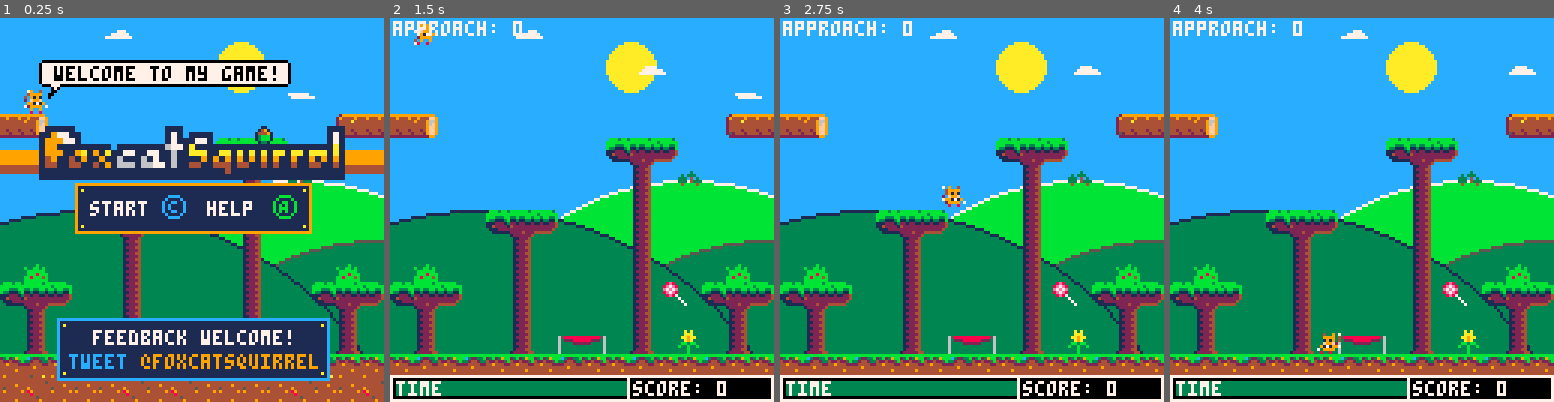
Above: before the commit, frames 1-4 (left to right).
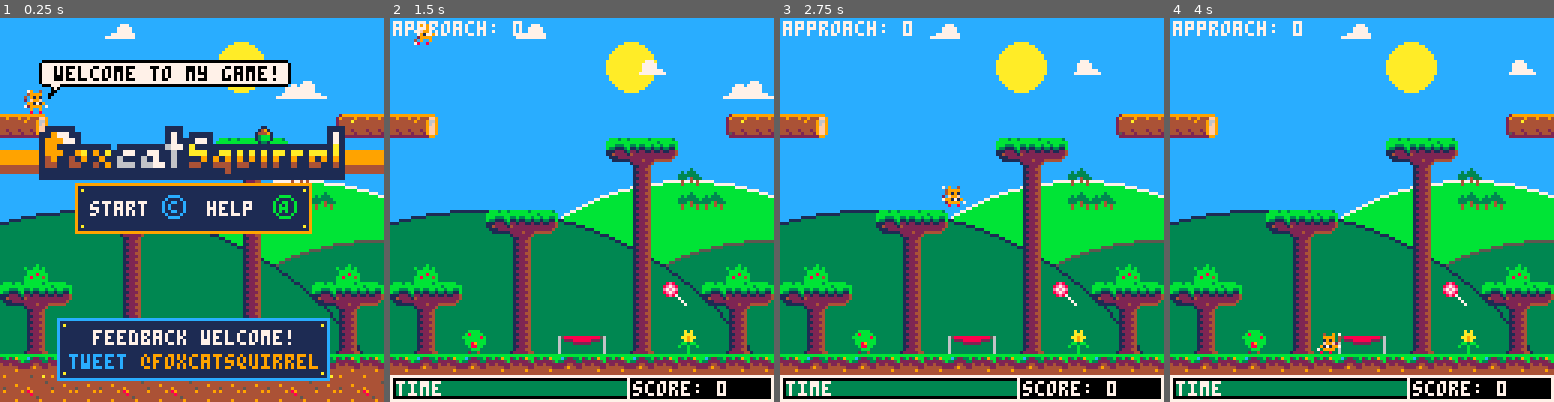
Above: after the commit, the same moments.

Repository: daddynewts/foxcatsquirrel
Game: PICO-8 cartridge foxcatsquirrel.p8
The game is run twice, just before and just after one commit, with the same random seed, the same clock (stepped at 60 frames per second) and the same inputs.
Inputs:
- Up to frame 1 (0.25 s): no input
- Up to frame 2 (1.5 s): tap X (X key) at 0.33, 1.07 s; tap O (Z key) at 0.7 s
- Up to frame 3 (2.75 s): hold Right 1.6-2.1 s; tap O (Z key) at 1.7, 2.1, 2.5 s; tap X (X key) at 1.85 s; hold Right from 2.47 s (still down)
- Up to frame 4 (4 s): tap O (Z key) at 2.9, 3.3, 3.7 s; tap X (X key) at 2.97 s; release Right at 3.03 s; hold Left 3.08-3.58 s; hold Down 3.63-3.97 s

The runs differ from the first frame. In frame 1, 0.8% of the frame differs, in the area x 0-100%, y 1-92%; in frame 2, 1.8%; in frame 3, 1.6%; in frame 4, 1.6%.

Commit message:
Enemies change per level
You now get different enemies on different levels.
Error: ghosts don't work.

Diff:
--- a/foxcatsquirrel.p8
+++ b/foxcatsquirrel.p8
@@ -156,6 +156,7 @@
 end
 
 function init_gameover()
+  delay=100
   music(-1)
   sfx(death_sfx)
   _update = update_gameover
@@ -175,7 +176,7 @@
   end
   if #bonuses>=1 then
    collide_bonus()
---   move_bonus()
+   move_bonus()
   end
   if #balloons>=1 then
    move_balloons()
@@ -185,10 +186,10 @@
    timeleft=78
   end
   if timeleft <= 2 then
-   init_gameover()
- end
+   init_gameover() --time up
+  end
   if player.y>=127 then
-   init_gameover()
+   init_gameover() -- fall down
  end
 end
 
@@ -651,18 +652,22 @@
 	cloud2.x+=cloud2.speed
 	cloud3.x+=cloud3.speed
  -- cloud 1 - each line a line
- line(cloud1.x+2,4,cloud1.x+4,4,7)
- line(cloud1.x,5,cloud1.x+5,5,7)
-	line(cloud1.x-2,6,cloud1.x+6,6,7)
+ circfill(cloud1.x+4,4,2,7)
+--line(cloud1.x+2,4,cloud1.x+4,4,7)
+ line(cloud1.x,5,cloud1.x+7,5,7)
+	line(cloud1.x-2,6,cloud1.x+7,6,7)
 
 	--cloud 2
-	line(cloud2.x+1,16,cloud2.x+4,16,7)
+	circfill(cloud2.x+2,16,2,7)
+	line(cloud2.x,16,cloud2.x+4,16,7)
 	line(cloud2.x,17,cloud2.x+6,17,7)
 	line(cloud2.x-1,18,cloud2.x+7,18,7)
 
  -- cloud 3
- line(cloud3.x-1,25,cloud3.x+5,25,7)
- line(cloud3.x,26,cloud3.x+7,26,7)
+ circfill(cloud3.x,24,2,7)
+ circfill(cloud3.x+5,23,2,7)
+ line(cloud3.x-3,25,cloud3.x+9,25,7)
+ line(cloud3.x-5,26,cloud3.x+11,26,7)
 
 		 if cloud1.x>=cam_x+128 then
 	  cloud1.x=cam_x-8
@@ -719,11 +724,6 @@
   add(foods,food)
   end
  end
-
-
---   end
---  end
--- end
 end
 
 function draw_food()
@@ -745,7 +745,7 @@
     add_foodpoints()
     explode(food.x,food.y,explode_size,explode_colours,explode_amount)
     if #enemies>=1 then
-     ghost.orbit=false
+     orbit=false
     end
    end
   end
@@ -754,7 +754,7 @@
 function add_foodpoints()
  points+=flr(10000/timeleft)
  timeleft+=timegain	 --default 25?
- count+=1
+ count+=5
  del(foods,food)
  sfx(eat_sfx)
  crumb=pget(cam_x+(food.x+3),food.y+3)
@@ -770,8 +771,12 @@
     y=10,
    }
   add(bonuses,bonus)
-  end
- end
+ end
+ end
+end
+
+function move_bonus()
+ bonus.y-=-0.2*cos(angle)
 end
 
 function collide_bonus()
@@ -850,11 +855,11 @@
  if level==0 then
   sky.colour=12 -- light blue
   circfill(99,134,80,11) -- far hill
-  circ(99,134,80,7)
+  circ(99,134,80,7) -- far outline
   circfill(126,154,80,3) -- near hill
-  circ(126,154,80,5)
+  circ(126,154,80,5) -- right outline
   circfill(30,174,110,3) -- near hill
-  circ(30,174,110,1)
+  circ(30,174,110,1) -- left outline
   circfill(80,16,8,10) -- sun
   draw_clouds()
  end
@@ -926,8 +931,7 @@
  rectfill(0,0,127,127,12)
 	draw_levels()
 	map(0,0,0,0)
-
- rectfill(player.x+5,player.y-10,player.x+88,player.y-2,7)
+	rectfill(player.x+5,player.y-10,player.x+88,player.y-2,7)
  rect(player.x+5,player.y-10,player.x+88,player.y-2,0)
 
  --pset for rounded corners
@@ -1017,10 +1021,9 @@
  player_animate()
 
  if btnp(❎) then
-  --sfx(9)
   _init()
   init_game()
-  --music(1)
+  level_music()
  end
 end
 
@@ -1203,18 +1206,45 @@
 -- ghosts work! (when alone)
 
 function make_enemies()
- make_skull()
- make_ghost()
+
+ if level==1 then
+  make_skull()
+ elseif level==2 then
+  make_ghost()
+ elseif level==3 then
+  make_ghost()
+ elseif level==4 then
+  make_ghost()
+  make_skull()
+ end
+ --make_ghost()
+ --make_skull()
 end
 
 function draw_enemies()
- draw_skull()
- draw_ghost()
+ if level==1 then
+  draw_skull()
+ elseif level==2 then
+  draw_ghost()
+ elseif level==3 then
+  draw_ghost()
+ elseif level==4 then
+  draw_skull()
+  draw_ghost()
+ end
 end
 
 function move_enemies()
- move_skull()
- move_ghost()
+ if level==1 then
+  move_skull()
+ elseif level==2 then
+  move_ghost()
+ elseif level==3 then
+  move_ghost()
+ elseif level==4 then
+  move_ghost()
+  move_skull()
+ end
 end
 
 
@@ -1231,7 +1261,7 @@
 end
 
 function make_ghost()
- for i=1,level+1 do
+ for i=1,1 do
    ghost={
    x=cam_x-player.x,
    y=flr(64)-player.y,
@@ -1252,13 +1282,11 @@
 end
 
 function move_ghost()
- approach=atan2(food.x+4,ghost.y)
- angle+=(3.141592654/approach)/180
+ enemyapproach=atan2(food.x+4,ghost.y)
+ angle+=(3.141592654/enemyapproach)/180
 
  --atan2 gives angle of
  --two points
-
- --for ghost in all(enemies) do
 
  --end
   --if ghost.x<=cam_x
@@ -1405,12 +1433,12 @@
 00000000008008000080080000800000000000000000080000000000780080000008008000080080007007000070070000677700006777000400000002888880
 bbbbbbbb44444444bbbbbbbbbbbbbbbbbbbbbbbb444444400444444444444444bbbbbb0000bbbbbb00ff0000000800000777400008e800000000000000000000
 23b239bb44444444b33223bbbc3333cbbc32233b44444440044444944444444533b3bbb00bbbdb330ffff000007887007f74f0008e7e80000000000000000000
-4224225b4444494433244222333222333324423344444540044444444444444422b133bbbb339b22ff2fff0007777f0077f77000e7e7e0000000000000000000
-44944422454444440244444422244420224444224444444004a44444494444444d22223bb3222224ffff4f007ffff800494940008e7e80000000000000000000
-44444444494444490444944444444440444944444944444004444444489444444444423bb32944440f4ff000f78887009494900008e870000000000000000000
-44444944444444440444444444444a40444444444444444004444444448444444444d4bbbb44444400ff00008877ff0009490000000007000000000000000000
+2222225b4444494433222222333222333322223344444540044444444444444422b133bbbb339b22ff2fff0007777f0077f77000e7e7e0000000000000000000
+42242222454444440224422222222220222442224444444004a44444494444442222223bb3222222ffff4f007ffff800494940008e7e80000000000000000000
+44444422494444490244944422244420224944224944444004444444489444444422223bb32222240f4ff000f78887009494900008e870000000000000000000
+44444944444444440444444444444a40444444444444444004444444448444444444d2bbbb24444400ff00008877ff0009490000000007000000000000000000
 4444444444444444045444944444444044444444444444400449444544445444f444443bb34444d400000000ffff000004940000000000700000000000000000
-49444444444449440444444444944440445444a44444494004444444444449444444444334444444000000000000000000900000000000070000000000000000
+49444444444449440444444444944440445444a44444494004444444444449444444442332444444000000000000000000900000000000070000000000000000
 7777777777777777011666777d6667709999999002999999000003b07999799999a99979000000000000000000088000000bb000000000000077b0000077b000
 667666766676667601d6666766666c7049444ff929444494000003b09999999799999999000000b0007777000088780000b77b00000000000b17bb000b17bb00
 6766676667666766011666d6666667709444966924444a440000bb0099a99999799f999f00000b0b07aaaa90088887800bbaa7b00077b000bbbbbbb0bbbbbbb0
@@ -1435,21 +1463,21 @@
 16666166666616666661666666616661888877771142222142222222222222240006666666600000000000000000000000000000000000000000000000000000
 16d5516d555516d555516d5555516d51888877770111222222222222222222400000000000000000000000000000000000000000000000000000000000000000
 16555165555516555551655555516551800870070011111122224222444444000000000000000000000000000000000000000000000000000000000000000000
-4444444444444444000000000005600007000700566666660000056d0000000000000400099009900b330b300000004200000000000000000000000000000000
-222222244222222200000000001006000700070056665666000010060000000000000040940f9049b22b32230000449400000000000000000000000000000c00
-22222224422222220555555000100d0007000700076507650000170d00000000000000a9f009900908b288200004090200000000000000000000070000700000
-1111111111111111000000500001d0005670567007650765000071d000000000000004aa9049940f283882820240090000000000000000000700000000000070
+4444444444444444000000000005600007000700566666660000056d00dddd0000000400099009900b330b300000004200000000000000000000000000000000
+222222244222222200000000001006000700070056665666000010060dd55dd000000040940f9049b22b32230000449400000000000000000000000000000c00
+22222224422222220555555000100d0007000700076507650000170ddd5555d0000000a9f009900908b288200004090200000000000000000000070000700000
+1111111111111111000000500001d0005670567007650765000071d0dd5555d0000004aa9049940f283882820240090000000000000000000700000000000070
 000000000000000000000050000560005670567007650765055d000000000000094049aa94900949288828222822088000000000000000000070707007070700
 00000000000000000111110000100600567056700070007010d50000000000004aa99aa90f0000f00282222022228788000000000000000007777777777c7c70
 00000000000000000000000000100d006665666500700070100d00000000000009aaaaa049400494002822000220888800000000000000007c77c7c7c7c77777
 0000000000000000000000000001d000666666650070007061d0000000000000009aa900909f99090002200000000880000000000000000077c77c777777c7c7
 6767676733333333000560000008800000bbbb000000000001222440000000000000000000000000000000000000000000000000000000000000000000000700
 d6d6d6d62332323300056000008888000b8bbbb00000000001122240000000000000000000000000000000000000000000000000000000000070000000700000
-5d5d5d5d222222230005600008888880bbbbbb8b0000000001222440000000000000000000000000000000000000000000000000000000000000070000000070
-151515152222252200056000877777783bbbbbbb0000300001122240000000000000000000000000000000000000000000000000000000000700000007070700
-010101012225222200056000877777783bb89bbb03033300012224400000000000000000000000000000000000000000000000000000000000707070c7777770
-0000000022222222000560000888888033b88bb33330403001122240000000000000000000000000000000000000000000000000000000000777777c777c77c7
-00000000522222220005600000888800033bbb303330433301222440000000000000000000000000000000000000000000000000000000007c77c77777777c77
+5d5d5d5d222222230005600008888880bbbbbb8b0000300001222440000000000000000000000000000000000000000000000000000000000000070000000070
+151515152222252200056000877777783bbbbbbb0303330001122240000000000000000000000000000000000000000000000000000000000700000007070700
+010101012225222200056000877777783bb89bbb33333330012224400000000000000000000000000000000000000000000000000000000000707070c7777770
+0000000022222222000560000888888033b88bb33330433301122240000000000000000000000000000000000000000000000000000000000777777c777c77c7
+00000000522222220005600000888800033bbb300400404001222440000000000000000000000000000000000000000000000000000000007c77c77777777c77
 000000002222225200056000000880000023340004000040122222440000000000000000000000000000000000000000000000000000000077c777c777c77777
 00cccc0000bbbb002222222201155dd0dddddddd00990000000800000777400008e8000000000000000000000000000000000000000000000000000000000000
 0c0000c00b0000b022222122015555d055d555d509999000007887007f74f0008e7e800000000000000000000000000000000000000000000000000000000000
@@ -1614,7 +1642,7 @@
 
 
 __gff__
-40000000000000000000000023230381030303030303030303030000000000000101000001010007070000000023030302000101001101010b0000000000111103030303030101010000232323230000010100002323008023000000000000000303000001000000000000000000000000000302030000000000000000000000
+00000000000000000000000023230381030303030303030303030000000000000101000001010007070000000023030302000101001101010b0000000000111103030303030101010000232323230000010100002323008023000000000000000303000001000000000000000000000000000302030000000000000000000000
 0000000000000000000000000000000000000000000000000000000000000000000000000000000000000000000000000000000000000000000000000000000000000000000000000000000000000000000000000000000000000000000000000000000000000000000000000000000000000000000000000000000000000000
 __map__
 0000000000000000000000000000000000000000260000000000000000000000000000000000000000000000000040434300530000530000000053000053004000000000000000303000000000000000300000000000000000000000000000210000000000000000000000000000000000000000000000000000000000000000
@@ -1624,13 +1652,13 @@
 3724000000000000000000000000253700000000000000000000000000000000000000000000000000000000560040434351500000530000000053000051504000000000000000303000000000000000300000000000000000000000000000300000000000000000000000000000000000000000000000000000000000000000
 0000000000000000004546470000000000000000000000000000003a00000025000000000000000000000056000040434300000000530000000053000000004000000000000000303000000000000000300000000000000000000000000000300000000000000000000000000000000000000000000000000000000000000000
 0000000000000000000039006500000000000000253624000000000000000000000000000000000000000051515140434300520000530000000053000000004000000032320000303000000032320000300000000000000000000000000000300000000000000000000000000000000000000000000000000000000000000000
-00000000000000000000340000000000000000000000000000000000000000000000000000000000000000000000404343000000005300000000530000000040000000000000003030000000000000003000000000000000000000000000003000000000000000000000000000000000002b0000000000002b00000000002b00
+00000000000000000000340065650000000000000000000000000000000000000000000000000000000000000000404343000000005300000000530000000040000000000000003030000000000000003000000000000000000000000000003000000000000000000000000000000000002b0000000000002b00000000002b00
 000000004546470000003400000000003624000000000000000029000000002500000000003500000000000000004043430000000053003e3f0053000000004000000000000000303000000000000000300000000000000000000000000000300000000000000000000000000000000000000000000000000000000000000000
 0000000000390000000034000000000000260000000000000000252400000000000000002020000000000000000040434300000000505050505050000000004000000000003500303000350000000000300000000050000000005000000000300000000000000000000000000000000000000000000000000000000000000000
 003c0000003400000000340000003c00000000000000000000000000000000000000000000000000000000000000404343000000000000000000000000520040000000000021203030202100000000003000000000212020202021000000003000000000000000000000000000000000000000002b0000000000002b00000000
 4546470000340000000034000045464700000000000025363624000000000025212000000000000000000000000040434300570052000000000000000057004000000000003100303000310000000000300000000031000000003100000000300000000000000000000000000000000000000000000000000000000000000000
 0039000000340000000034000000390000000000000000000000000000000000306200000063000000630000000040434300570000000052000000000057004000000000003100303000310000000000300000000031000000003100000000300000000000000000000000000000000000000000000000000000000000000000
-006600000066003e3f0066003b0066000029003b000000003c00003b00543c003062002900620000006200540000404343000f005400000000000054000f004000000000003100303000310000000000300000000031000000003100000000300000000000000000000000000000000000000000000000000000000000000000
+006600640066003e3f0066003b0066000029003b000000003c00003b00543c003062002900620000006200540000404343000f005400000000000054000f004000000000003100303000310000000000300000000031000000003100000000300000000000000000000000000000000000000000000000000000000000000000
 10141014101010141010141010141010101410141410101410141414101410186060606060606e5f6f606060606060604041424242424242424242424242424300000035003100303000310035000000300000500031000000003100500000306161616161616161616161616161616127272727272727272727272727272727
 1117111111171117111111111711111700000000000000000000000000000000007575757575494949757575757575343333333333333333333333333333333333333333333333333333333333333333333333333333333333333333333333330000000000000000000000000000000000000000000000000000000000000000
 0000000000000000000000000000000000000000000000000000000000000000000000000000000000000000000000003434343434343434343434343434343434000000000000000000000000000000000000000000000000000000000000000000000000000000000000000000000000000000000000000000000000000000
Not shown, changed: the thumbnail (__label__) section of foxcatsquirrel.p8
Not shown, changed: the music (__music__) section of foxcatsquirrel.p8
Not shown, changed: the sound effects (__sfx__) section of foxcatsquirrel.p8
